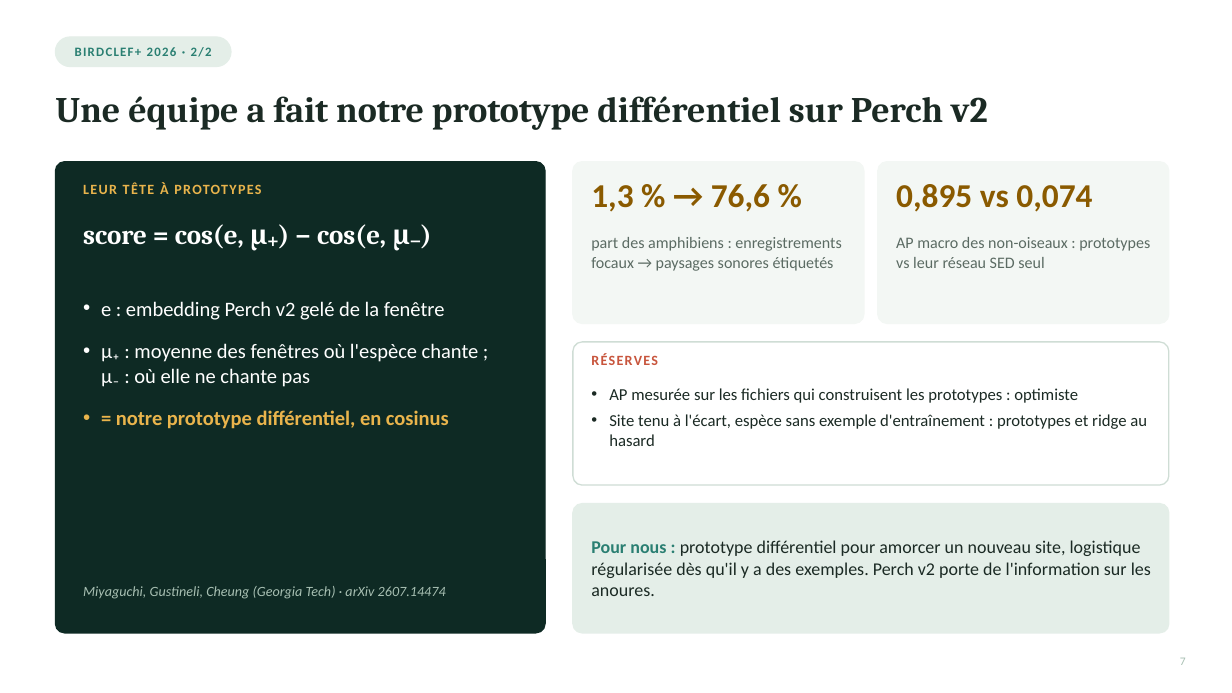
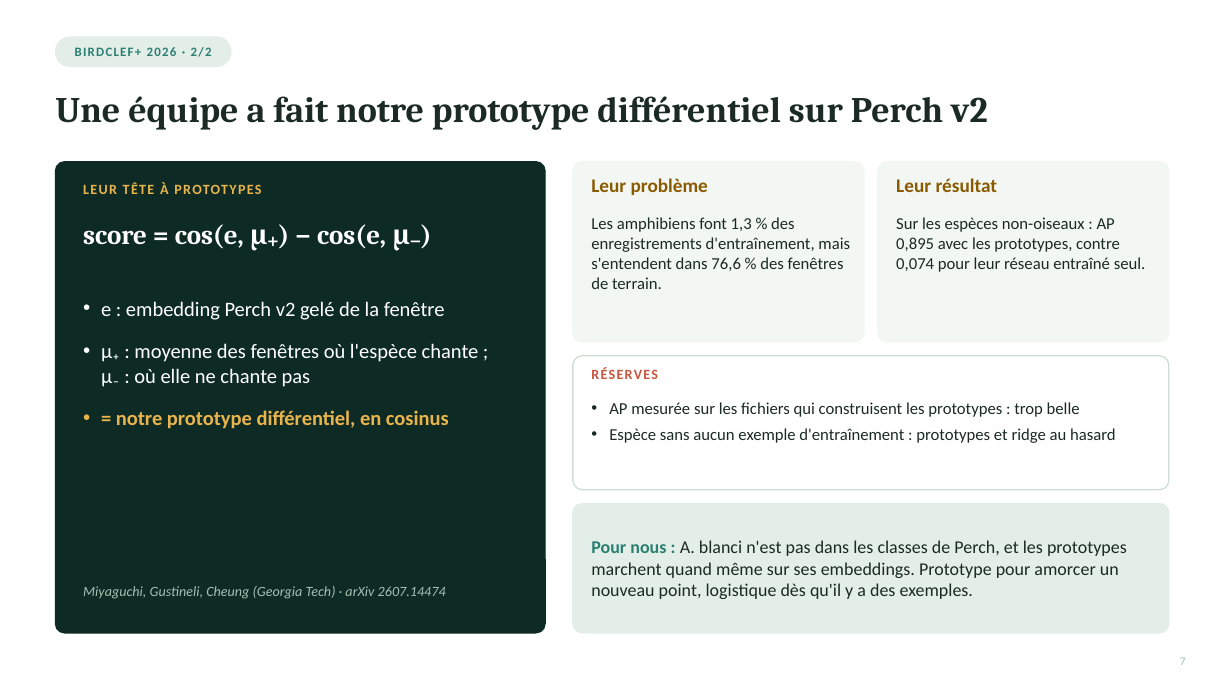
Before and after one commit to Rumble-Paw-Patrol/Grenouille, a slide deck: slide 7 of documentation/prez/presentation_suivi_2.pptx. Drawn at 1232x693 pixels with LibreOffice and Linux fonts; fonts in the diff are those of the drawing. Boxes give left, top, right and bottom in pixels: in the first picture for what was removed or moved away, otherwise in the second. Text is boxed around its words. In the diff, an @@ line names an element or a change of style, - is before the commit and + after.

```diff
--- a/documentation/prez/presentation_suivi_2.pptx
+++ b/documentation/prez/presentation_suivi_2.pptx
@@ rounded rectangle: place and size @@
-rounded rectangle at bbox=[573, 162, 864, 323]
+rounded rectangle at bbox=[573, 162, 864, 342]
@@ text at bbox=[591, 178, 708, 195]: text changed; size 26 to 15 pt @@
-1,3 % → 76,6 %
+Leur problème
@@ proportions changed in 3 elements at bbox=[573, 356, 1169, 490], bbox=[573, 162, 864, 342], bbox=[878, 162, 1169, 342] @@
@@ rounded rectangle: place and size @@
-rounded rectangle at bbox=[878, 162, 1169, 323]
+rounded rectangle at bbox=[878, 162, 1169, 342]
@@ text at bbox=[896, 178, 998, 192]: text changed; size 26 to 15 pt @@
-0,895 vs 0,074
+Leur résultat
@@ text at bbox=[591, 217, 850, 289]: text changed; size 12.5 to 13 pt; text colour #5B6B63 to #1B2A24 @@
-part des amphibiens : enregistrements focaux → paysages sonores étiquetés
+Les amphibiens font 1,3 % des enregistrements d'entraînement, mais s'entendent dans 76,6 % des fenêtres de terrain.
@@ text at bbox=[896, 217, 1146, 272]: text changed; size 12.5 to 13 pt; text colour #5B6B63 to #1B2A24 @@
-AP macro des non-oiseaux : prototypes vs leur réseau SED seul
+Sur les espèces non-oiseaux : AP 0,895 avec les prototypes, contre 0,074 pour leur réseau entraîné seul.
@@ rounded rectangle: place and size @@
-rounded rectangle at bbox=[573, 342, 1169, 485]
+rounded rectangle at bbox=[573, 356, 1169, 490]
@@ text "RÉSERVES": place and size @@
-text "RÉSERVES" at bbox=[591, 353, 658, 365]
+text "RÉSERVES" at bbox=[591, 367, 658, 379]
@@ text at bbox=[609, 402, 1116, 443]: text changed @@
-• AP mesurée sur les fichiers qui construisent les prototypes : optimiste
-• Site tenu à l'écart, espèce sans exemple d'entraînement : prototypes et ridge au hasard
+• AP mesurée sur les fichiers qui construisent les prototypes : trop belle
+• Espèce sans aucun exemple d'entraînement : prototypes et ridge au hasard
@@ text at bbox=[591, 540, 1127, 599]: text changed @@
-Pour nous : prototype différentiel pour amorcer un nouveau site, logistique régularisée dès qu'il y a des exemples. Perch v2 porte de l'information sur les anoures.
+Pour nous : A. blanci n'est pas dans les classes de Perch, et les prototypes marchent quand même sur ses embeddings. Prototype pour amorcer un nouveau point, logistique dès qu'il y a des exemples.
```
Also in this commit, not shown: 9 other slides changed, 5 slides added, 4 slides removed, 20 other files.
